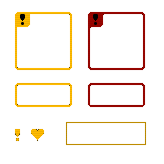
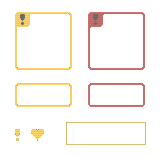
Layers edited between the first and the second 164×164 image:
added layer "Taso 2" (multiply) above "Taso 1" over [15, 12, 146, 145]
"Taso 9 kopio": opacity 100% → 10% over [15, 12, 146, 145]
"Taso 9 kopio 2": opacity 100% → 51% over [14, 11, 147, 146]
